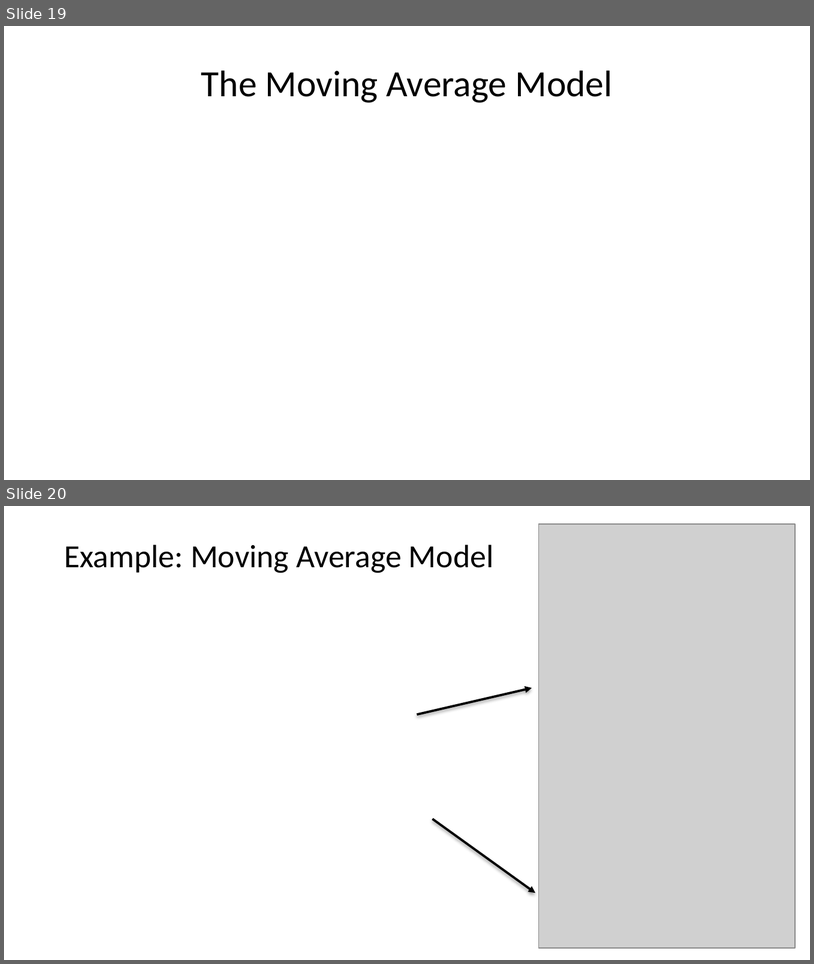
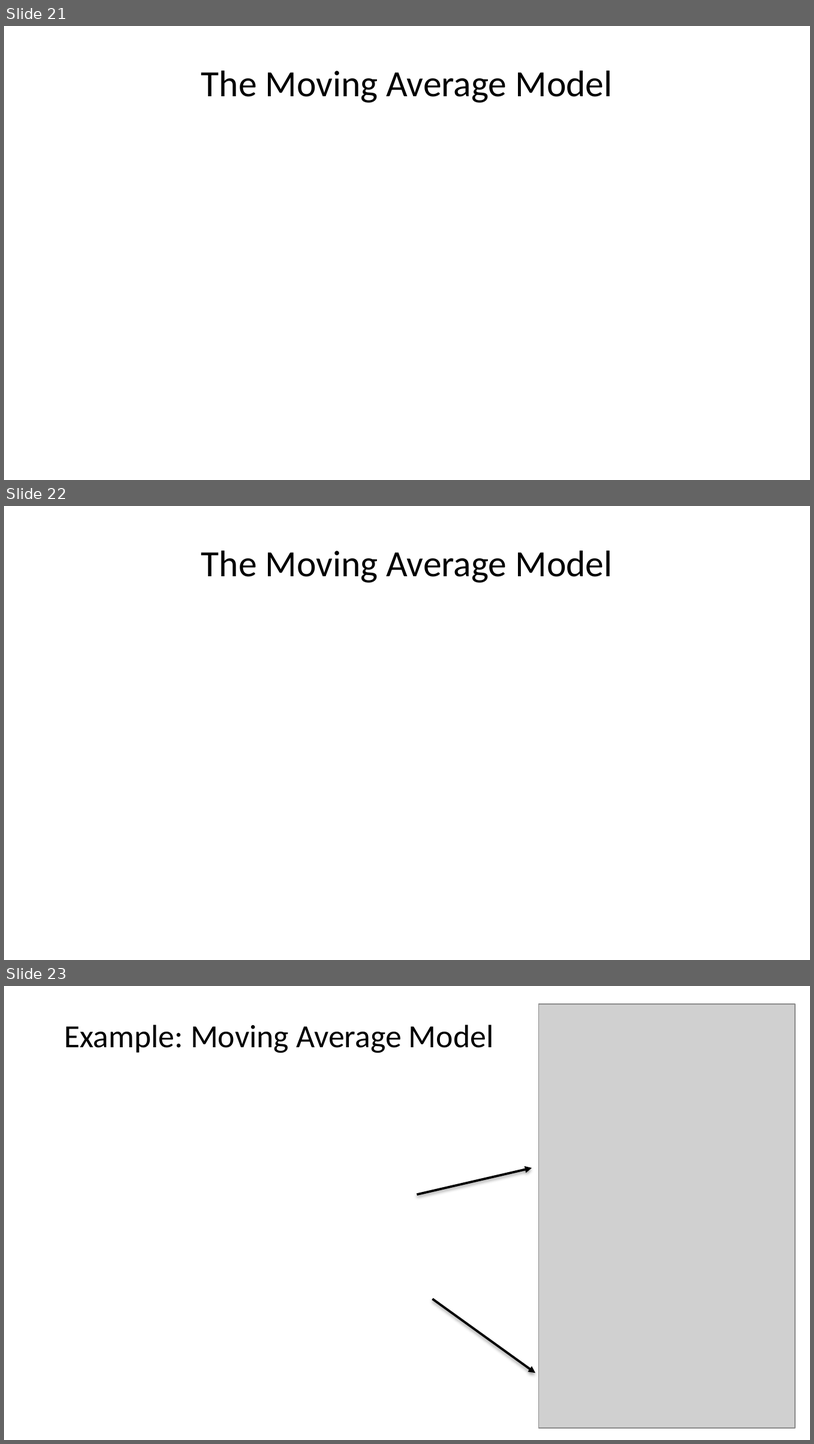
Before and after one commit to StephenElston/CSCI-E-83, a slide deck: LectureSlides/12_IntroductionToTimeSeriesForecasting.pptx. Shown one above the other, each under a label of ours: slides 19 and 20 before the commit, slides 21, 22 and 23 after it. The pictures are 814x964 and 814x1444 pixels, drawn with LibreOffice and Linux fonts; fonts in the diff are those of the drawing; grey boxes stand for pictures. Boxes give left, top, right and bottom in pixels: in the first picture for what was removed or moved away, otherwise in the second. Text is boxed around its words. In the diff, an @@ line names an element or a change of style, - is before the commit and + after.

```diff
--- a/LectureSlides/12_IntroductionToTimeSeriesForecasting.pptx
+++ b/LectureSlides/12_IntroductionToTimeSeriesForecasting.pptx
@@ slide 22 added at bbox=[4, 506, 810, 960], background #FFFFFF @@
@@ title added at bbox=[201, 550, 612, 583], 33 pt, text #000000 @@
+The Moving Average Model
@@ what was slide 19 is now slide 21 @@
@@ what was slide 20 is now slide 23 @@
```
Also in this commit, not shown: 7 slides changed, 12 other slides added, 5 slides removed.
